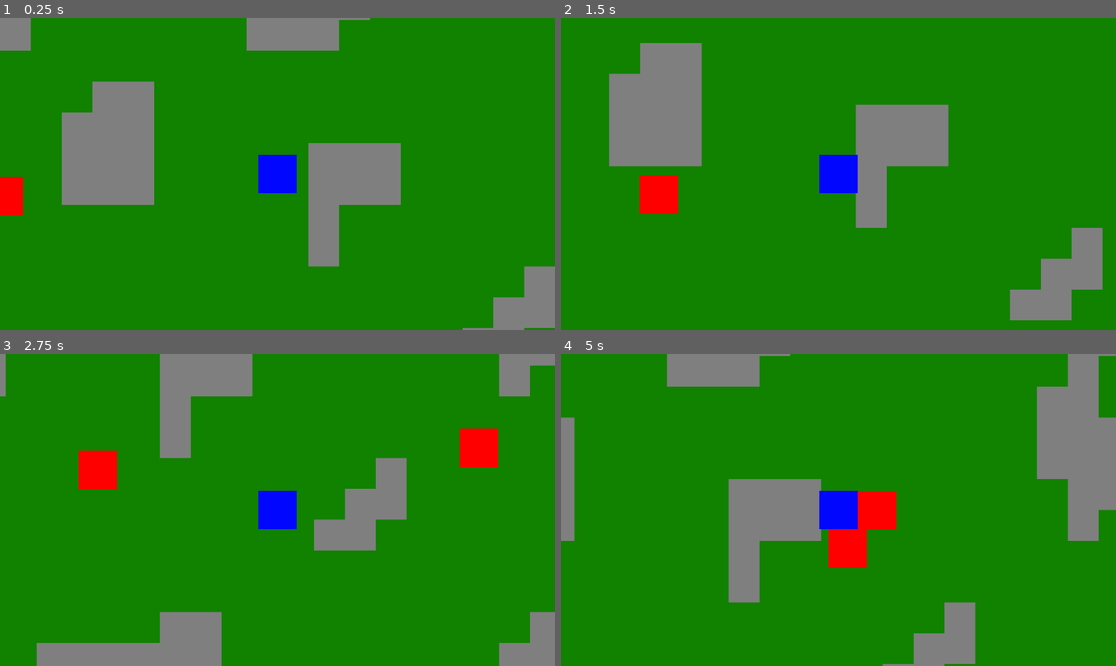
Above: before the commit, frames 1-4 (two rows, left to right).
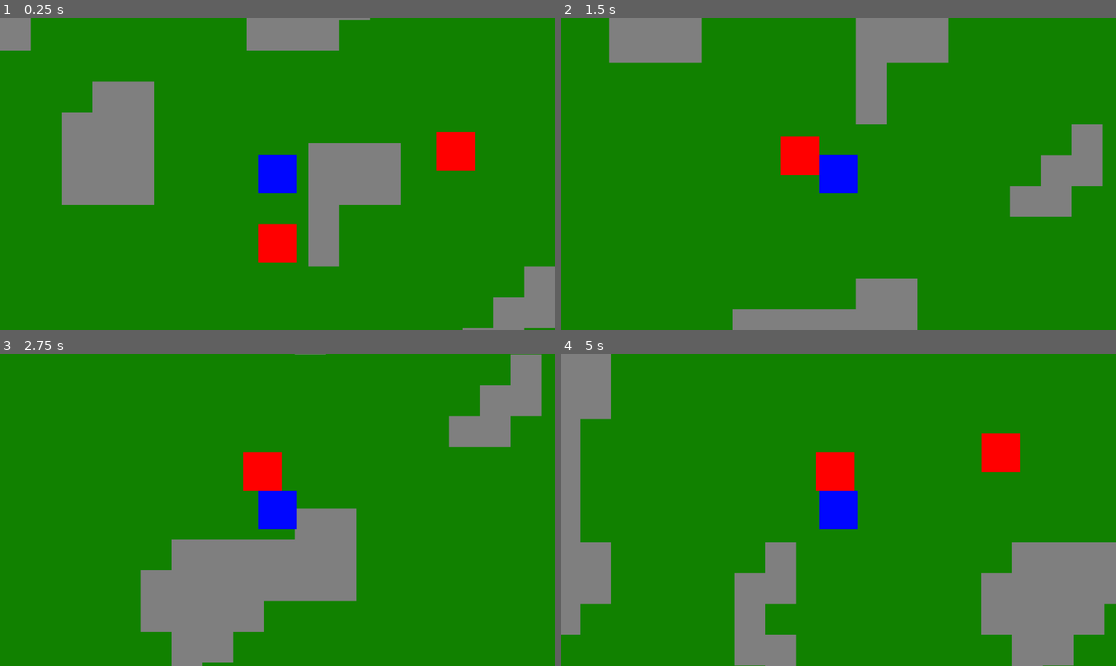
Above: after the commit, the same moments.

Repository: justin-swenson111/2d_Game
Game: Godot game, scene res://Main.tscn
Two runs of this game, one before a commit and one after it. Both use one fixed random seed, a clock stepped at 60 frames per second and the inputs below.
Inputs:
- Up to frame 1 (0.25 s): no input
- Up to frame 2 (1.5 s): hold D (right) 0.53-1.28 s; tap Down (atkD) at 0.6 s; hold S (down) from 1.28 s (still down); tap Left (atkL) at 1.35 s
- Up to frame 3 (2.75 s): release S (down) at 2.03 s; hold D (right) from 2.03 s (still down); tap Right (atkR) at 2.1 s
- Up to frame 4 (5 s): release D (right) at 2.78 s; hold W (up) 2.78-3.53 s; tap Up (atkU) at 2.85 s; hold T (switch) 3.53-4.28 s; hold A (left) from 3.53 s (still down); tap R (switchRgd) at 4.35 s

The runs differ from the first frame. In frame 1, 2.3% of the frame differs, in the area x 0-86%, y 36-79%; in frame 2, 25%; in frame 3, 22%; in frame 4, 32%, in the area x 0-100%, y 0-100%.

Commit message:
made enemy into independant object

Diff:
--- a/new-game-project/Main.tscn
+++ b/new-game-project/Main.tscn
@@ -2,9 +2,8 @@
 
 [ext_resource type="Texture2D" uid="uid://w5vd61etlotd" path="res://tileset/t.png" id="1_fos0i"]
 [ext_resource type="Texture2D" uid="uid://c28iup13032rr" path="res://sprites/Player.png" id="2_fos0i"]
-[ext_resource type="Script" uid="uid://cd2dj742ybtwn" path="res://enemy.gd" id="4_3dxm6"]
+[ext_resource type="PackedScene" uid="uid://4oovtax3voq0" path="res://enemy.tscn" id="4_cm0pq"]
 [ext_resource type="Script" uid="uid://80kl10p8d3vr" path="res://player.gd" id="4_fos0i"]
-[ext_resource type="Texture2D" uid="uid://dilk6v51gnj3l" path="res://sprites/Enemy.png" id="5_fos0i"]
 
 [sub_resource type="NavigationPolygon" id="NavigationPolygon_fos0i"]
 vertices = PackedVector2Array(8, 8, -8, 8, -8, -8, 8, -8)
@@ -36,8 +35,6 @@
 [sub_resource type="RectangleShape2D" id="RectangleShape2D_lgr22"]
 
 [sub_resource type="RectangleShape2D" id="RectangleShape2D_03owx"]
-
-[sub_resource type="CircleShape2D" id="CircleShape2D_fos0i"]
 
 [node name="Node2D" type="Node2D" unique_id=2100994548]
 
@@ -99,127 +96,13 @@
 [node name="Camera2D" type="Camera2D" parent="player" unique_id=1970411111]
 zoom = Vector2(4, 4)
 
-[node name="Enemy" type="CharacterBody2D" parent="." unique_id=546027443 groups=["dest"]]
-position = Vector2(-150, 0)
-collision_layer = 2
-collision_mask = 13
-script = ExtResource("4_3dxm6")
+[node name="Enemy" parent="." unique_id=1783438828 instance=ExtResource("4_cm0pq")]
+position = Vector2(100, 0)
 
-[node name="EnemyBox" type="CollisionShape2D" parent="Enemy" unique_id=561367108]
-scale = Vector2(1.1, 1.1)
-shape = SubResource("RectangleShape2D_trn2v")
-
-[node name="Sprite2D" type="Sprite2D" parent="Enemy" unique_id=1728935795]
-texture = ExtResource("5_fos0i")
-
-[node name="NavigationAgent2D" type="NavigationAgent2D" parent="Enemy" unique_id=142396287]
-target_desired_distance = 4.0
-path_max_distance = 10.0
-avoidance_enabled = true
-radius = 100.0
-avoidance_layers = 2
-avoidance_mask = 2
-
-[node name="pathfind area" type="Area2D" parent="Enemy" unique_id=1229835226]
-visible = false
-
-[node name="CollisionShape2D" type="CollisionShape2D" parent="Enemy/pathfind area" unique_id=1751497588]
-scale = Vector2(15, 15)
-shape = SubResource("CircleShape2D_fos0i")
-
-[node name="Enemy2" type="CharacterBody2D" parent="." unique_id=678903441 groups=["dest"]]
-position = Vector2(200, 50)
-collision_layer = 2
-collision_mask = 13
-script = ExtResource("4_3dxm6")
-
-[node name="EnemyBox" type="CollisionShape2D" parent="Enemy2" unique_id=746220027]
-scale = Vector2(1.1, 1.1)
-shape = SubResource("RectangleShape2D_trn2v")
-
-[node name="Sprite2D" type="Sprite2D" parent="Enemy2" unique_id=1854550223]
-texture = ExtResource("5_fos0i")
-
-[node name="NavigationAgent2D" type="NavigationAgent2D" parent="Enemy2" unique_id=957570672]
-target_desired_distance = 4.0
-path_max_distance = 10.0
-avoidance_enabled = true
-radius = 100.0
-avoidance_layers = 2
-avoidance_mask = 2
-
-[node name="pathfind area" type="Area2D" parent="Enemy2" unique_id=2076884010]
-visible = false
-
-[node name="CollisionShape2D" type="CollisionShape2D" parent="Enemy2/pathfind area" unique_id=1356642673]
-scale = Vector2(15, 15)
-shape = SubResource("CircleShape2D_fos0i")
-
-[node name="Enemy3" type="CharacterBody2D" parent="." unique_id=468229683 groups=["dest"]]
-position = Vector2(150, -200)
-collision_layer = 2
-collision_mask = 13
-script = ExtResource("4_3dxm6")
-
-[node name="EnemyBox" type="CollisionShape2D" parent="Enemy3" unique_id=570950657]
-scale = Vector2(1.1, 1.1)
-shape = SubResource("RectangleShape2D_trn2v")
-
-[node name="Sprite2D" type="Sprite2D" parent="Enemy3" unique_id=2144643922]
-texture = ExtResource("5_fos0i")
-
-[node name="NavigationAgent2D" type="NavigationAgent2D" parent="Enemy3" unique_id=1855554579]
-target_desired_distance = 4.0
-path_max_distance = 10.0
-avoidance_enabled = true
-radius = 100.0
-avoidance_layers = 2
-avoidance_mask = 2
-
-[node name="pathfind area" type="Area2D" parent="Enemy3" unique_id=230683939]
-visible = false
-
-[node name="CollisionShape2D" type="CollisionShape2D" parent="Enemy3/pathfind area" unique_id=1606978076]
-scale = Vector2(15, 15)
-shape = SubResource("CircleShape2D_fos0i")
-
-[node name="Enemy4" type="CharacterBody2D" parent="." unique_id=1740942442 groups=["dest"]]
-position = Vector2(-150, 150)
-collision_layer = 2
-collision_mask = 13
-script = ExtResource("4_3dxm6")
-
-[node name="EnemyBox" type="CollisionShape2D" parent="Enemy4" unique_id=826440343]
-scale = Vector2(1.1, 1.1)
-shape = SubResource("RectangleShape2D_trn2v")
-
-[node name="Sprite2D" type="Sprite2D" parent="Enemy4" unique_id=746406976]
-texture = ExtResource("5_fos0i")
-
-[node name="NavigationAgent2D" type="NavigationAgent2D" parent="Enemy4" unique_id=396505524]
-target_desired_distance = 4.0
-path_max_distance = 10.0
-avoidance_enabled = true
-radius = 100.0
-avoidance_layers = 2
-avoidance_mask = 2
-
-[node name="pathfind area" type="Area2D" parent="Enemy4" unique_id=80754447]
-visible = false
-
-[node name="CollisionShape2D" type="CollisionShape2D" parent="Enemy4/pathfind area" unique_id=260653120]
-scale = Vector2(15, 15)
-shape = SubResource("CircleShape2D_fos0i")
+[node name="Enemy2" parent="." unique_id=2039846680 instance=ExtResource("4_cm0pq")]
+position = Vector2(0, 50)
 
 [connection signal="body_entered" from="player/leftAtk" to="player" method="_on_left_atk_body_entered"]
 [connection signal="body_entered" from="player/rightAtk" to="player" method="_on_right_atk_body_entered"]
 [connection signal="body_entered" from="player/upAtk" to="player" method="_on_up_atk_body_entered"]
 [connection signal="body_entered" from="player/downAtk" to="player" method="_on_down_atk_body_entered"]
-[connection signal="body_entered" from="Enemy/pathfind area" to="Enemy" method="_on_area_2d_body_entered"]
-[connection signal="body_exited" from="Enemy/pathfind area" to="Enemy" method="_on_area_2d_body_exited"]
-[connection signal="body_entered" from="Enemy2/pathfind area" to="Enemy2" method="_on_area_2d_body_entered"]
-[connection signal="body_exited" from="Enemy2/pathfind area" to="Enemy2" method="_on_area_2d_body_exited"]
-[connection signal="body_entered" from="Enemy3/pathfind area" to="Enemy3" method="_on_area_2d_body_entered"]
-[connection signal="body_exited" from="Enemy3/pathfind area" to="Enemy3" method="_on_area_2d_body_exited"]
-[connection signal="body_entered" from="Enemy4/pathfind area" to="Enemy4" method="_on_area_2d_body_entered"]
-[connection signal="body_exited" from="Enemy4/pathfind area" to="Enemy4" method="_on_area_2d_body_exited"]
--- /dev/null
+++ b/new-game-project/enemy.tscn
@@ -0,0 +1,38 @@
+[gd_scene format=3 uid="uid://4oovtax3voq0"]
+
+[ext_resource type="Script" uid="uid://cd2dj742ybtwn" path="res://enemy.gd" id="1_4gyqm"]
+[ext_resource type="Texture2D" uid="uid://dilk6v51gnj3l" path="res://sprites/Enemy.png" id="2_qi2p4"]
+
+[sub_resource type="RectangleShape2D" id="RectangleShape2D_trn2v"]
+
+[sub_resource type="CircleShape2D" id="CircleShape2D_fos0i"]
+
+[node name="Enemy" type="CharacterBody2D" unique_id=1783438828 groups=["dest"]]
+collision_layer = 2
+collision_mask = 13
+script = ExtResource("1_4gyqm")
+
+[node name="EnemyBox" type="CollisionShape2D" parent="." unique_id=1269362425]
+scale = Vector2(1.1, 1.1)
+shape = SubResource("RectangleShape2D_trn2v")
+
+[node name="Sprite2D" type="Sprite2D" parent="." unique_id=1004811504]
+texture = ExtResource("2_qi2p4")
+
+[node name="NavigationAgent2D" type="NavigationAgent2D" parent="." unique_id=1934326883]
+target_desired_distance = 4.0
+path_max_distance = 10.0
+avoidance_enabled = true
+radius = 100.0
+avoidance_layers = 2
+avoidance_mask = 2
+
+[node name="pathfind area" type="Area2D" parent="." unique_id=1490160517]
+visible = false
+
+[node name="CollisionShape2D" type="CollisionShape2D" parent="pathfind area" unique_id=1831845977]
+scale = Vector2(15, 15)
+shape = SubResource("CircleShape2D_fos0i")
+
+[connection signal="body_entered" from="pathfind area" to="." method="_on_area_2d_body_entered"]
+[connection signal="body_exited" from="pathfind area" to="." method="_on_area_2d_body_exited"]
